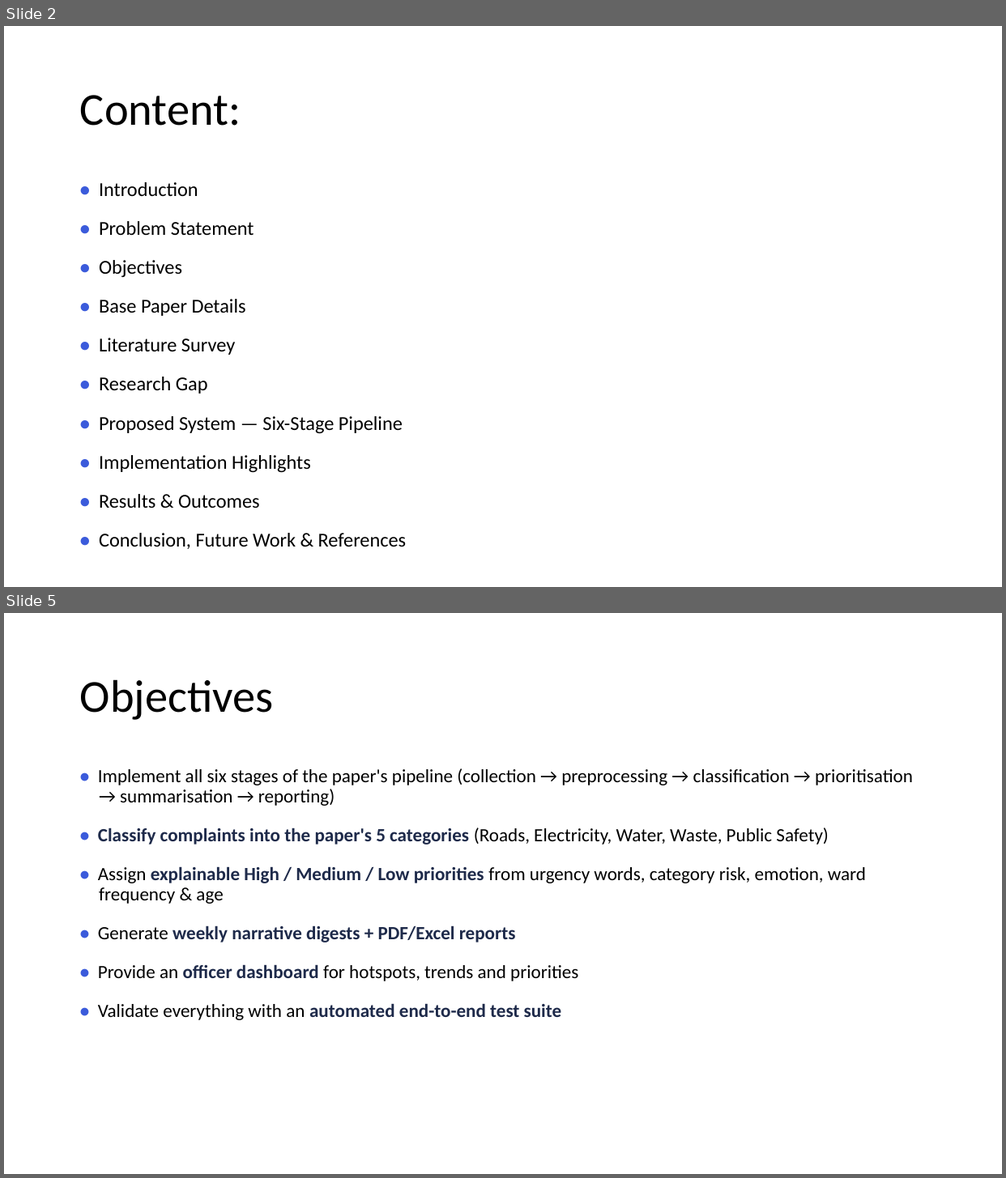
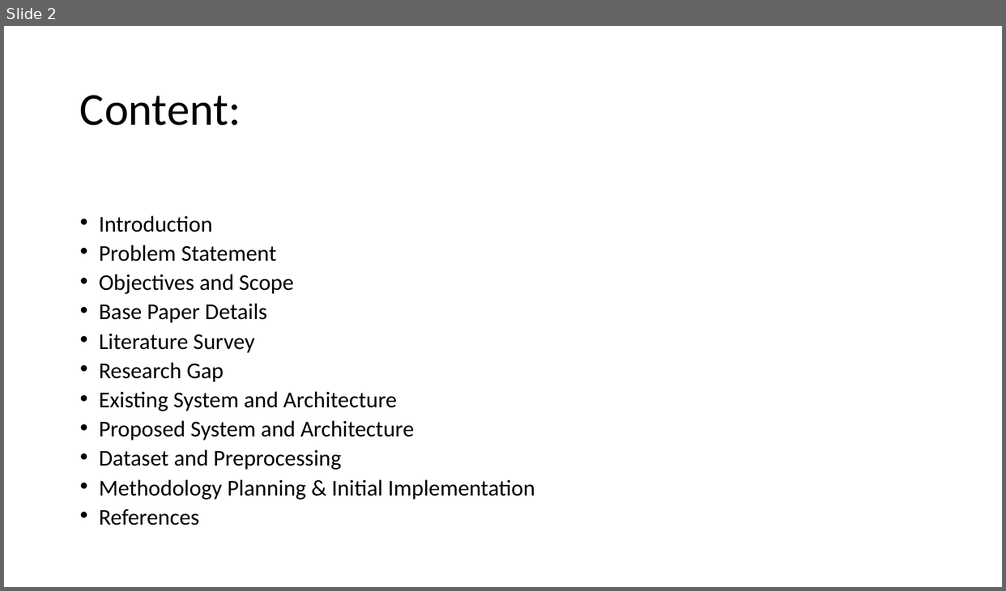
Before and after one commit to Mudit021/CivicSense-AI-Based-Citizen-Complaint-Analyzer, a slide deck: Project_Presentation.pptx. Shown one above the other, each under a label of ours: slides 2 and 5 before the commit, slide 2 after it; the slides between them are not shown. The pictures are 1006x1178 and 1006x591 pixels, drawn with LibreOffice and Linux fonts; fonts in the diff are those of the drawing. Boxes give left, top, right and bottom in pixels: in the first picture for what was removed or moved away, otherwise in the second. Text is boxed around its words. In the diff, an @@ line names an element or a change of style, - is before the commit and + after.

```diff
--- a/Project_Presentation.pptx
+++ b/Project_Presentation.pptx
@@ slide 5 removed at (4,613,1002,1174), background #FFFFFF @@
@@ title removed at (80,679,274,720) @@
-Objectives
@@ text removed at (98,769,913,1020) @@
-• Implement all six stages of the paper's pipeline (collection → preprocessing → classification → prioritisation → summarisation → reporting)
-• Classify complaints into the paper's 5 categories (Roads, Electricity, Water, Waste, Public Safety)
-• Assign explainable High / Medium / Low priorities from urgency words, category risk, emotion, ward frequency & age
-• Generate weekly narrative digests + PDF/Excel reports
-• Provide an officer dashboard for hotspots, trends and priorities
-• Validate everything with an automated end-to-end test suite
@@ slide 2 changed as well @@
@@ text at (99,216,535,526): text changed; size 19 to 21.7 pt @@
-• Introduction
-• Problem Statement
-• Objectives
-• Base Paper Details
-• Literature Survey
-• Research Gap
-• Proposed System — Six-Stage Pipeline
-• Implementation Highlights
-• Results & Outcomes
-• Conclusion, Future Work & References
+• Introduction
+• Problem Statement
+• Objectives and Scope
+• Base Paper Details
+• Literature Survey
+• Research Gap
+• Existing System and Architecture
+• Proposed System and Architecture
+• Dataset and Preprocessing
+• Methodology Planning & Initial Implementation
+• References
```
Also in this commit, not shown: 7 other slides changed, 5 slides added, 3 other slides removed, 28 other files.
